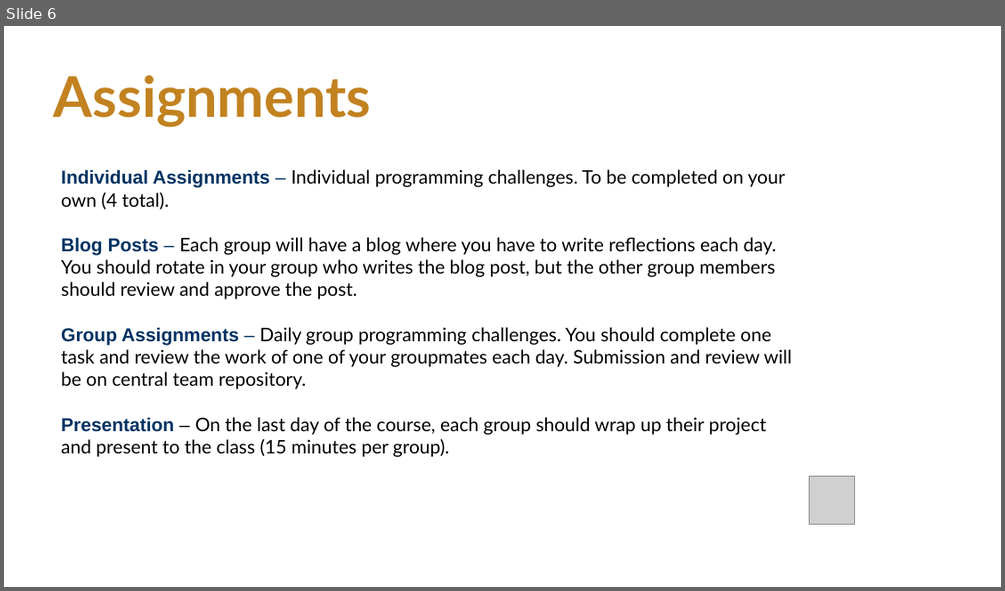
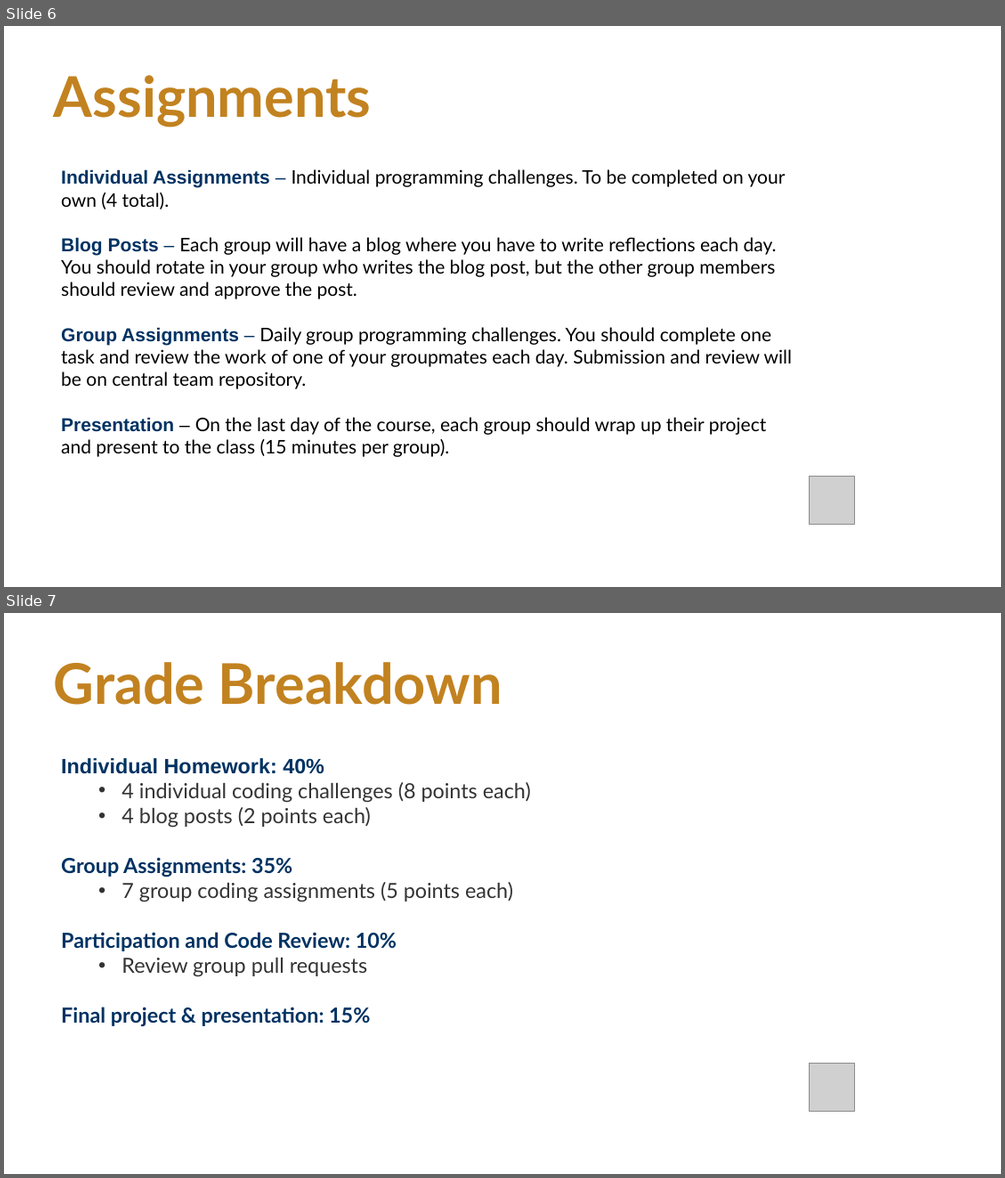
Before and after one commit to msse-2022-bootcamp/lessons, a slide deck: files/msse-intro.pptx. Shown one above the other, each under a label of ours: slide 6 before the commit, slides 6 and 7 after it. The pictures are 1005x591 and 1005x1178 pixels, drawn with LibreOffice and Linux fonts; fonts in the diff are those of the drawing; grey boxes stand for pictures; background and template pictures are left out. Boxes give left, top, right and bottom in pixels: in the first picture for what was removed or moved away, otherwise in the second. Text is boxed around its words. In the diff, an @@ line names an element or a change of style, - is before the commit and + after.

```diff
--- a/files/msse-intro.pptx
+++ b/files/msse-intro.pptx
@@ slide 7 added at bbox=[4, 613, 1001, 1174], background #FFFFFF @@
@@ title added at bbox=[54, 662, 502, 705], 54 pt, text #C28220, bold @@
+Grade Breakdown
@@ text added at bbox=[61, 758, 531, 1027], 20 pt, text #333333 @@
+Individual Homework: 40%
+  • 4 individual coding challenges (8 points each)
+  • 4 blog posts (2 points each)
+Group Assignments: 35%
+  • 7 group coding assignments (5 points each)
+Participation and Code Review: 10%
+  • Review group pull requests
+Final project & presentation: 15%
@@ picture added at bbox=[809, 1063, 854, 1111] @@
```
Also in this commit, not shown: 2 slides changed, 2 other slides added, 1 other file.
